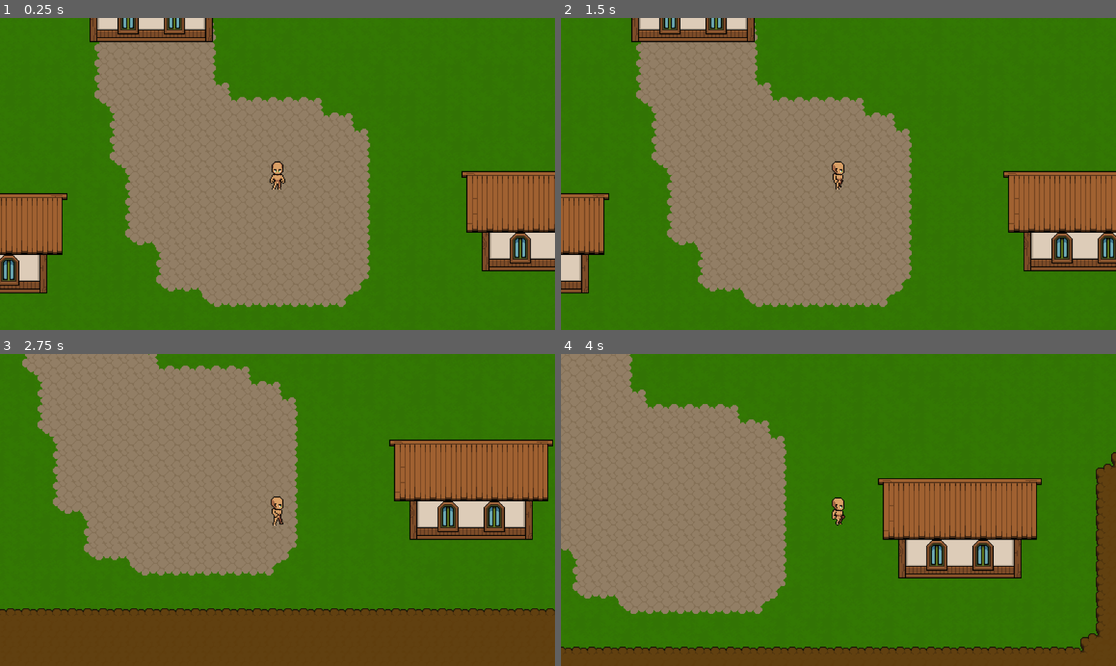
Above: before the commit, frames 1-4 (two rows, left to right).
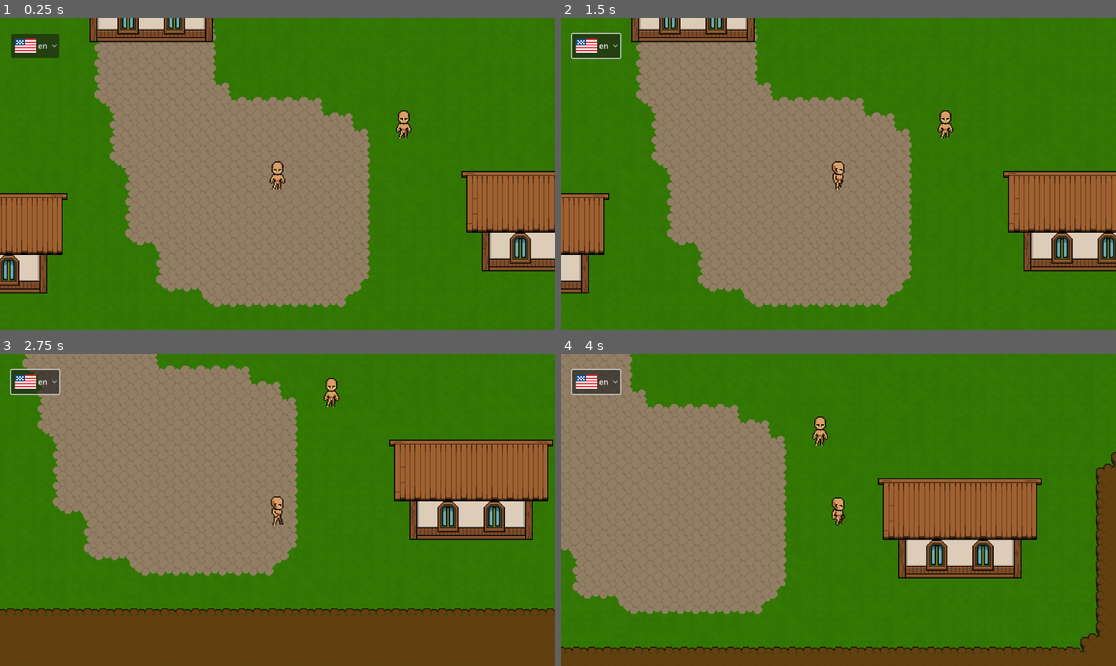
Above: after the commit, the same moments.

Repository: higamersslk/godot-dialogue-system
Game: Godot game, scene res://source/main.tscn
The game is run twice, just before and just after one commit, with the same random seed, the same clock (stepped at 60 frames per second) and the same inputs.
Inputs (mouse positions are in pixels of both pictures, inside the frame that each line leads up to):
- Up to frame 1 (0.25 s): no input
- Up to frame 2 (1.5 s): click (594, 46) at 0.5 s, where only the run after the commit has a clickable "en"; tap Enter at 1.25 s; move the mouse to (960, 158) at 1.27 s; press the mouse at (960, 158) at 1.28 s; hold D (right) from 1.28 s (still down)
- Up to frame 3 (2.75 s): move the mouse to (166, 525) at 2.02 s; release D (right) at 2.03 s; release the mouse at (166, 525) at 2.03 s; hold S (down) from 2.03 s (still down); tap E (chat) at 2.1 s; click (166, 525) at 2.3 s
- Up to frame 4 (4 s): move the mouse to (894, 441) at 2.77 s; release S (down) at 2.78 s; press the mouse at (894, 441) at 2.78 s; hold D (right) 2.78-3.53 s; move the mouse to (810, 572) at 3.52 s; release the mouse at (810, 572) at 3.53 s; hold W (up) from 3.53 s (still down); click (810, 572) at 3.6 s

The runs differ from the first frame. In frame 1, 0.9% of the frame differs, in the area x 2-75%, y 5-39%; in frame 2, 1.0%; in frame 3, 1.0%; in frame 4, 1.0%, in the area x 1-49%, y 4-30%.

Commit message:
feat: add localization switch. Add demo scene. Add icons for languages. Adds translation files.

Diff:
--- /dev/null
+++ b/assets/dialogue_csvs/introduction_dialogue.csv
@@ -0,0 +1,34 @@
+KEYS,en,pt,es,fr
+GREETINGS,"Hello [wave amp=50 freq=10]player![/wave]","Olá [wave amp=50 freq=10]jogador![/wave]","¡Hola [wave amp=50 freq=10]jugador![/wave]","Bonjour [wave amp=50 freq=10]joueur![/wave]"
+NODE_TALK_1,"Seems like you're [i]new[/i] here.","Parece que você é [i]novo[/i] aqui.","Parece que eres [i]nuevo[/i] aquí.","On dirait que tu es [i]nouveau[/i] ici."
+NODE_TALK_2,"I will give you a [b]brief explanation[/b] of how the dialogues work.","Vou te dar uma [b]breve explicação[/b] de como os diálogos funcionam.","Te daré una [b]breve explicación[/b] de cómo funcionan los diálogos.","Je vais te donner une [b]brève explication[/b] de comment les dialogues fonctionnent."
+NODE_TALK_3,"Starting with [color=green]Dialogue Nodes[/color]!","Começando com [color=green]Nós de Diálogo[/color]!","¡Empezando con [color=green]Nodos de Diálogo[/color]!","En commençant par les [color=green]Nœuds de Dialogue[/color]!"
+NODE_TALK_4,"[color=green]Dialogue Nodes[/color] are simple [i]""function""[/i] nodes.","[color=green]Nós de Diálogo[/color] são [i]""nós de função""[/i] simples.","Los [color=green]Nodos de Diálogo[/color] son [i]""nodos de función""[/i] simples.","Les [color=green]Nœuds de Dialogue[/color] sont de simples nœuds [i]""fonction""[/i]."
+NODE_TALK_5,"They execute what they're intended to, [b]separated[/b] from the manager.","Eles executam o que devem, [b]separados[/b] do gerenciador.","Ejecutan lo que deben, [b]separados[/b] del administrador.","Ils exécutent ce qu'ils doivent, [b]séparés[/b] du gestionnaire."
+NODE_TALK_6,"The Dialogue Manager supports [wave amp=30]as many nodes[/wave] as you can think!","O Gerenciador de Diálogos suporta [wave amp=30]quantos nós[/wave] você conseguir imaginar!","¡El Administrador de Diálogos soporta [wave amp=30]tantos nodos[/wave] como puedas imaginar!","Le Gestionnaire de Dialogue supporte [wave amp=30]autant de nœuds[/wave] que tu peux imaginer!"
+NODE_TALK_7,"As long as their logic doesn't interfere [color=red]directly[/color] with the manager.","Contanto que sua lógica não interfira [color=red]diretamente[/color] com o gerenciador.","Siempre que su lógica no interfiera [color=red]directamente[/color] con el administrador.","Tant que leur logique n'interfère pas [color=red]directement[/color] avec le gestionnaire."
+NODE_TALK_8,"The system is [b]easily scalable[/b], and of course because of that","O sistema é [b]facilmente escalável[/b], e claro, por causa disso","El sistema es [b]fácilmente escalable[/b], y por supuesto, debido a eso","Le système est [b]facilement évolutif[/b], et bien sûr grâce à cela"
+NODE_TALK_9,"You can create your [color=yellow]own Dialogue Nodes[/color]!","Você pode criar seus [color=yellow]próprios Nós de Diálogo[/color]!","¡Puedes crear tus [color=yellow]propios Nodos de Diálogo[/color]!","Tu peux créer tes [color=yellow]propres Nœuds de Dialogue[/color]!"
+NODE_TALK_10,"We're currently on [b]DialogueTextNode[/b].","Estamos atualmente no [b]DialogueTextNode[/b].","Actualmente estamos en [b]DialogueTextNode[/b].","Nous sommes actuellement sur [b]DialogueTextNode[/b]."
+NODE_TALK_11,"[b]DialogueTextNode[/b] is responsible for [color=cyan]displaying texts[/color].","[b]DialogueTextNode[/b] é responsável por [color=cyan]exibir textos[/color].","[b]DialogueTextNode[/b] es responsable de [color=cyan]mostrar textos[/color].","[b]DialogueTextNode[/b] est responsable de [color=cyan]l'affichage des textes[/color]."
+NODE_TALK_12,"They have their own function logic. [i]Just like any other node.[/i]","Eles têm sua própria lógica de função. [i]Assim como qualquer outro nó.[/i]","Tienen su propia lógica de función. [i]Como cualquier otro nodo.[/i]","Ils ont leur propre logique de fonction. [i]Comme tout autre nœud.[/i]"
+NODE_TALK_13,"But I think this DialogueTextNode is getting [shake rate=20]way too big[/shake]...","Mas acho que este DialogueTextNode está ficando [shake rate=20]grande demais[/shake]...","Pero creo que este DialogueTextNode se está volviendo [shake rate=20]demasiado grande[/shake]...","Mais je pense que ce DialogueTextNode devient [shake rate=20]beaucoup trop gros[/shake]..."
+NODE_TALK_14,"Let's [color=green]jump[/color] to another node index!","Vamos [color=green]pular[/color] para outro índice de nó!","¡Vamos a [color=green]saltar[/color] a otro índice de nodo!","Passons [color=green]à[/color] un autre index de nœud!"
+NODE_TALK_15,"This is the [b]second index[/b] of our nodes array.","Este é o [b]segundo índice[/b] do nosso array de nós.","Este es el [b]segundo índice[/b] de nuestro array de nodos.","C'est le [b]deuxième index[/b] de notre tableau de nœuds."
+NODE_TALK_16,"Yes! Nodes run [wave amp=25]one after another[/wave], they're grouped in an [b]Array[/b].","Sim! Os nós rodam [wave amp=25]um após o outro[/wave], eles são agrupados em um [b]Array[/b].","¡Sí! Los nodos se ejecutan [wave amp=25]uno tras otro[/wave], están agrupados en un [b]Array[/b].","Oui! Les nœuds s'exécutent [wave amp=25]l'un après l'autre[/wave], ils sont regroupés dans un [b]Array[/b]."
+NODE_TALK_17,"Each node [color=purple]inherits[/color] from [b]DialogueNode[/b].","Cada nó [color=purple]herda[/color] de [b]DialogueNode[/b].","Cada nodo [color=purple]hereda[/color] de [b]DialogueNode[/b].","Chaque nœud [color=purple]hérite[/color] de [b]DialogueNode[/b]."
+NODE_TALK_18,"And each one has its own [color=yellow]class_name[/color] for easy identification.","E cada um tem seu próprio [color=yellow]class_name[/color] para identificação fácil.","Y cada uno tiene su propio [color=yellow]class_name[/color] para fácil identificación.","Et chacun a son propre [color=yellow]class_name[/color] pour une identification facile."
+NODE_TALK_19,"But you're not stuck [i]only[/i] with nodes...","Mas você não está preso [i]apenas[/i] aos nós...","Pero no estás limitado [i]solo[/i] a nodos...","Mais tu n'es pas limité [i]seulement[/i] aux nœuds..."
+NODE_TALK_20,"You can also create [b]different conversation topics[/b] in the same container!","Você também pode criar [b]diferentes tópicos de conversa[/b] no mesmo container!","¡También puedes crear [b]diferentes temas de conversación[/b] en el mismo contenedor!","Tu peux aussi créer [b]différents sujets de conversation[/b] dans le même conteneur!"
+NODE_TALK_21,"Yes! Dialogues are stored in a [color=cyan]DialogueContainer[/color].","Sim! Diálogos são armazenados em um [color=cyan]DialogueContainer[/color].","¡Sí! Los diálogos se almacenan en un [color=cyan]DialogueContainer[/color].","Oui! Les dialogues sont stockés dans un [color=cyan]DialogueContainer[/color]."
+NODE_TALK_22,"You can create [wave amp=30]multiple conversations[/wave] from one single container.","Você pode criar [wave amp=30]múltiplas conversas[/wave] de um único container.","Puedes crear [wave amp=30]múltiples conversaciones[/wave] desde un solo contenedor.","Tu peux créer [wave amp=30]plusieurs conversations[/wave] à partir d'un seul conteneur."
+NODE_TALK_23,"And you can [color=green]jump between them[/color] using [b]DialogueGotoNode[/b].","E você pode [color=green]pular entre elas[/color] usando [b]DialogueGotoNode[/b].","Y puedes [color=green]saltar entre ellas[/color] usando [b]DialogueGotoNode[/b].","Et tu peux [color=green]sauter entre eux[/color] en utilisant [b]DialogueGotoNode[/b]."
+NODE_TALK_24,"Let's try it? We're going to the [color=yellow]""TOPIC_2""[/color] topic.","Vamos tentar? Vamos para o tópico [color=yellow]""TOPIC_2""[/color].","¿Lo intentamos? Vamos al tema [color=yellow]""TOPIC_2""[/color].","On essaie? Nous allons au sujet [color=yellow]""TOPIC_2""[/color]."
+NODE_TALK_25,"[color=yellow]""TOPIC_2""[/color] is going to have its own dialogue nodes. [shake rate=15]Let's jump now!![/shake]","[color=yellow]""TOPIC_2""[/color] vai ter seus próprios nós de diálogo. [shake rate=15]Vamos pular agora!![/shake]","[color=yellow]""TOPIC_2""[/color] va a tener sus propios nodos de diálogo. [shake rate=15]¡¡Vamos a saltar ahora!![/shake]","[color=yellow]""TOPIC_2""[/color] va avoir ses propres nœuds de dialogue. [shake rate=15]Sautons maintenant!![/shake]"
+TOPIC_TALK_1,"This is [b]""TOPIC_2""[/b]. On this topic we're going to test [color=purple]DialogueMethodNode[/color].","Este é o [b]""TOPIC_2""[/b]. Neste tópico vamos testar [color=purple]DialogueMethodNode[/color].","Este es [b]""TOPIC_2""[/b]. En este tema vamos a probar [color=purple]DialogueMethodNode[/color].","C'est le [b]""TOPIC_2""[/b]. Dans ce sujet nous allons tester [color=purple]DialogueMethodNode[/color]."
+TOPIC_TALK_2,"The [color=purple]DialogueMethodNode[/color] is responsible for [b]running functions[/b].","O [color=purple]DialogueMethodNode[/color] é responsável por [b]executar funções[/b].","El [color=purple]DialogueMethodNode[/color] es responsable de [b]ejecutar funciones[/b].","Le [color=purple]DialogueMethodNode[/color] est responsable de [b]l'exécution de fonctions[/b]."
+TOPIC_TALK_3,"Any node [i]outside[/i] of the Dialogue System can [color=green]register a function[/color] to be called.","Qualquer nó [i]fora[/i] do Sistema de Diálogos pode [color=green]registrar uma função[/color] para ser chamada.","Cualquier nodo [i]fuera[/i] del Sistema de Diálogos puede [color=green]registrar una función[/color] para ser llamada.","N'importe quel nœud [i]en dehors[/i] du Système de Dialogue peut [color=green]enregistrer une fonction[/color] à appeler."
+TOPIC_TALK_4,"All they have to do is call the [b]static method[/b] [color=cyan]subscribe[/color] from DialogueManager.","Tudo que precisam fazer é chamar o [b]método estático[/b] [color=cyan]subscribe[/color] do DialogueManager.","Todo lo que tienen que hacer es llamar al [b]método estático[/b] [color=cyan]subscribe[/color] del DialogueManager.","Tout ce qu'ils ont à faire est d'appeler la [b]méthode statique[/b] [color=cyan]subscribe[/color] du DialogueManager."
+TOPIC_TALK_5,"Right now, the system is [shake rate=10]missing some features[/shake].","Agora mesmo, o sistema está [shake rate=10]sem alguns recursos[/shake].","Ahora mismo, el sistema está [shake rate=10]sin algunas características[/shake].","En ce moment, le système [shake rate=10]manque certaines fonctionnalités[/shake]."
+TOPIC_TALK_6,"So we're going to run an [color=yellow]animation[/color] on this NPC, and end it here.","Então vamos executar uma [color=yellow]animação[/color] neste NPC, e terminar aqui.","Así que vamos a ejecutar una [color=yellow]animación[/color] en este NPC, y terminarlo aquí.","Donc nous allons lancer une [color=yellow]animation[/color] sur ce PNJ, et terminer ici."
+TOPIC_TALK_7,"[wave amp=40 freq=5]Bye, bye![/wave]","[wave amp=40 freq=5]Tchau, tchau![/wave]","[wave amp=40 freq=5]¡Adiós, adiós![/wave]","[wave amp=40 freq=5]Au revoir![/wave]"
--- a/project.godot
+++ b/project.godot
@@ -50,7 +50,7 @@
 
 [internationalization]
 
-locale/translations=PackedStringArray("res://assets/translations/npc1.en.translation", "res://assets/translations/npc1.pt.translation")
+locale/translations=PackedStringArray("res://assets/translations/introduction_dialogue.en.translation", "res://assets/translations/introduction_dialogue.es.translation", "res://assets/translations/introduction_dialogue.pt.translation", "res://assets/translations/introduction_dialogue.fr.translation")
 
 [rendering]
 
--- a/source/dialogue_system/UI/dialogue_text_box.tscn
+++ b/source/dialogue_system/UI/dialogue_text_box.tscn
@@ -38,6 +38,7 @@
 layout_mode = 2
 theme_override_colors/default_color = Color(0, 0, 0, 1)
 theme_override_font_sizes/normal_font_size = 12
+bbcode_enabled = true
 text = "Placeholder text"
 fit_content = true
 scroll_active = false
--- a/source/dialogue_system/dialogue_box.gd
+++ b/source/dialogue_system/dialogue_box.gd
@@ -10,10 +10,11 @@
 
 var is_typing: bool
 var _current_tween: Tween
-
+var _current_text: String = ""
 
 func display_text(text: String, text_speed: float) -> void:
-	dialogue_label.text = tr(text)
+	_current_text = text
+	dialogue_label.text = tr(_current_text)
 	dialogue_label.visible_characters = 0
 	is_typing = true
 
@@ -38,3 +39,9 @@
 func _on_tween_end() -> void:
 	is_typing = false
 	text_finished.emit()
+
+
+func _notification(what: int) -> void:
+	if not is_typing: return
+	if what == NOTIFICATION_TRANSLATION_CHANGED:
+		dialogue_label.text = str(_current_text)
--- /dev/null
+++ b/source/dialogues/introduction_dialogue.tres
@@ -0,0 +1,50 @@
+[gd_resource type="Resource" script_class="DialogueContainer" load_steps=10 format=3 uid="uid://dywnjlebfv2sh"]
+
+[ext_resource type="Script" uid="uid://dhpy5ov3djth2" path="res://source/dialogue_system/resources/dialogue_container.gd" id="1_6stri"]
+[ext_resource type="Script" uid="uid://c6i6he7s4mhfh" path="res://source/dialogue_system/resources/nodes/text_node.gd" id="2_00g5s"]
+[ext_resource type="Script" uid="uid://dua435a2vshxx" path="res://source/dialogue_system/resources/nodes/goto_node.gd" id="3_w3w1i"]
+[ext_resource type="Script" uid="uid://7e7cgug2sk30" path="res://source/dialogue_system/resources/nodes/method_node.gd" id="4_kap1y"]
+
+[sub_resource type="Resource" id="Resource_v05ye"]
+script = ExtResource("2_00g5s")
+dialogues_text = PackedStringArray("GREETINGS", "NODE_TALK_1", "NODE_TALK_2", "NODE_TALK_3", "NODE_TALK_4", "NODE_TALK_5", "NODE_TALK_6", "NODE_TALK_7", "NODE_TALK_8", "NODE_TALK_9", "NODE_TALK_10", "NODE_TALK_11", "NODE_TALK_12", "NODE_TALK_13", "NODE_TALK_14")
+dialogues_audio = Array[AudioStream]([])
+text_speed = 1.0
+randomize_dialogue = false
+metadata/_custom_type_script = "uid://c6i6he7s4mhfh"
+
+[sub_resource type="Resource" id="Resource_k83sk"]
+script = ExtResource("2_00g5s")
+dialogues_text = PackedStringArray("NODE_TALK_15", "NODE_TALK_16", "NODE_TALK_17", "NODE_TALK_18", "NODE_TALK_19", "NODE_TALK_20", "NODE_TALK_21", "NODE_TALK_22", "NODE_TALK_23", "NODE_TALK_24", "NODE_TALK_25")
+dialogues_audio = Array[AudioStream]([])
+text_speed = 1.0
+randomize_dialogue = false
+metadata/_custom_type_script = "uid://c6i6he7s4mhfh"
+
+[sub_resource type="Resource" id="Resource_nnqi3"]
+script = ExtResource("3_w3w1i")
+goto_id = &"TOPIC_2"
+goto_index = 0
+metadata/_custom_type_script = "uid://dua435a2vshxx"
+
+[sub_resource type="Resource" id="Resource_piofn"]
+script = ExtResource("2_00g5s")
+dialogues_text = PackedStringArray("TOPIC_TALK_1", "TOPIC_TALK_2", "TOPIC_TALK_3", "TOPIC_TALK_4", "TOPIC_TALK_5", "TOPIC_TALK_6", "TOPIC_TALK_7")
+dialogues_audio = Array[AudioStream]([])
+text_speed = 1.0
+randomize_dialogue = false
+metadata/_custom_type_script = "uid://c6i6he7s4mhfh"
+
+[sub_resource type="Resource" id="Resource_1d82h"]
+script = ExtResource("4_kap1y")
+method_name = "play_animation"
+arguments = PackedStringArray("walk_side")
+metadata/_custom_type_script = "uid://7e7cgug2sk30"
+
+[resource]
+script = ExtResource("1_6stri")
+topics = Dictionary[StringName, Array]({
+&"TOPIC_2": [SubResource("Resource_piofn"), SubResource("Resource_1d82h")],
+&"start": [SubResource("Resource_v05ye"), SubResource("Resource_k83sk"), SubResource("Resource_nnqi3")]
+})
+metadata/_custom_type_script = "uid://dhpy5ov3djth2"
--- /dev/null
+++ b/source/dialogues/window_dialogue.tres
@@ -0,0 +1,19 @@
+[gd_resource type="Resource" script_class="DialogueContainer" load_steps=4 format=3 uid="uid://b2exrs0hkfgsf"]
+
+[ext_resource type="Script" uid="uid://dhpy5ov3djth2" path="res://source/dialogue_system/resources/dialogue_container.gd" id="1_53jes"]
+[ext_resource type="Script" uid="uid://c6i6he7s4mhfh" path="res://source/dialogue_system/resources/nodes/text_node.gd" id="2_57kuo"]
+
+[sub_resource type="Resource" id="Resource_5snmy"]
+script = ExtResource("2_57kuo")
+dialogues_text = PackedStringArray("Seems like theres a family having dinner. cool...", "The view you see on window, fills you with determination...", "You see a beatifull family.", "This dialogue is not being translated.")
+dialogues_audio = Array[AudioStream]([])
+text_speed = 1.0
+randomize_dialogue = true
+metadata/_custom_type_script = "uid://c6i6he7s4mhfh"
+
+[resource]
+script = ExtResource("1_53jes")
+topics = Dictionary[StringName, Array]({
+&"start": [SubResource("Resource_5snmy")]
+})
+metadata/_custom_type_script = "uid://dhpy5ov3djth2"
--- /dev/null
+++ b/source/main.gd
@@ -0,0 +1,14 @@
+extends Node2D
+
+
+@onready var options_button: OptionButton = $CanvasLayer/LanguageSwitcher
+
+
+func _ready() -> void:
+    TranslationServer.set_locale("en")
+    options_button.item_selected.connect(_on_item_selected)
+
+
+func _on_item_selected(index: int) -> void:
+    var translation: String = options_button.get_item_text(index)
+    TranslationServer.set_locale(translation)
--- a/source/main.tscn
+++ b/source/main.tscn
@@ -1,10 +1,57 @@
-[gd_scene load_steps=3 format=4 uid="uid://d3ivlx4l0e0nv"]
+[gd_scene load_steps=18 format=4 uid="uid://d3ivlx4l0e0nv"]
 
+[ext_resource type="Script" uid="uid://btciwne160d61" path="res://source/main.gd" id="1_d5d55"]
 [ext_resource type="TileSet" uid="uid://s07gfp3hy7ss" path="res://source/tilesets/tileset.tres" id="1_kaxhg"]
 [ext_resource type="PackedScene" uid="uid://c5o6uenpbatt4" path="res://source/characters/player/player.tscn" id="2_4naa1"]
+[ext_resource type="Texture2D" uid="uid://3flvr4nx7ybg" path="res://assets/flags/us.png" id="2_7rnte"]
+[ext_resource type="PackedScene" uid="uid://f2ykjxmkwan8" path="res://source/characters/npc/npc.tscn" id="3_1elff"]
+[ext_resource type="Texture2D" uid="uid://g5wyracw4dx5" path="res://assets/flags/br.png" id="3_nfm2e"]
+[ext_resource type="Texture2D" uid="uid://nxnowpa4eh22" path="res://assets/flags/es.png" id="4_ks00e"]
+[ext_resource type="Script" uid="uid://vcl81unt6qpp" path="res://source/dialogue_system/dialogue_manager.gd" id="4_s8x7u"]
+[ext_resource type="Texture2D" uid="uid://dq6wuhg6fsw6y" path="res://assets/flags/fr.png" id="5_k04uo"]
+[ext_resource type="Resource" uid="uid://b2exrs0hkfgsf" path="res://source/dialogues/window_dialogue.tres" id="5_s8x7u"]
+[ext_resource type="PackedScene" uid="uid://cfdruqc4hmosh" path="res://source/dialogue_system/UI/screen_dialogue_box.tscn" id="6_1elff"]
+[ext_resource type="PackedScene" uid="uid://diltyur28vmew" path="res://source/dialogue_system/UI/dialogue_text_box.tscn" id="6_s8x7u"]
+[ext_resource type="Script" uid="uid://cbiliyt80153u" path="res://source/dialogue_system/dialogue_area_2d.gd" id="7_1elff"]
+[ext_resource type="PackedScene" uid="uid://chwu0k21b2kdw" path="res://source/dialogue_system/UI/dialogue_hint.tscn" id="8_2uit2"]
+[ext_resource type="Resource" uid="uid://dywnjlebfv2sh" path="res://source/dialogues/introduction_dialogue.tres" id="9_rewae"]
+
+[sub_resource type="RectangleShape2D" id="RectangleShape2D_4naa1"]
+size = Vector2(56, 19)
+
+[sub_resource type="CircleShape2D" id="CircleShape2D_rewae"]
+radius = 29.0172
 
 [node name="Main" type="Node2D"]
 y_sort_enabled = true
+script = ExtResource("1_d5d55")
+
+[node name="CanvasLayer" type="CanvasLayer" parent="."]
+
+[node name="LanguageSwitcher" type="OptionButton" parent="CanvasLayer"]
+offset_left = 23.0
+offset_top = 33.0
+offset_right = 123.0
+offset_bottom = 83.0
+alignment = 1
+expand_icon = true
+selected = 0
+item_count = 4
+popup/item_0/text = "en"
+popup/item_0/icon = ExtResource("2_7rnte")
+popup/item_0/id = 0
+popup/item_1/text = "pt"
+popup/item_1/icon = ExtResource("3_nfm2e")
+popup/item_1/id = 1
+popup/item_2/text = "es"
+popup/item_2/icon = ExtResource("4_ks00e")
+popup/item_2/id = 2
+popup/item_3/text = "fr"
+popup/item_3/icon = ExtResource("5_k04uo")
+popup/item_3/id = 3
+
+[node name="Player" parent="." instance=ExtResource("2_4naa1")]
+position = Vector2(575, 372)
 
 [node name="WorldTiles" type="Node2D" parent="."]
 y_sort_enabled = true
@@ -81,5 +128,47 @@
 tile_map_data = PackedByteArray("AAABAAEAAwAEAAQAAAD+/wEAAwAEAAQAAAA=")
 tile_set = ExtResource("1_kaxhg")
 
-[node name="Player" parent="." instance=ExtResource("2_4naa1")]
-position = Vector2(575, 372)
+[node name="window_interaction" type="Node" parent="."]
+
+[node name="DialogueArea2D" type="Area2D" parent="window_interaction"]
+position = Vector2(421, 245)
+script = ExtResource("7_1elff")
+interaction_hint = ExtResource("8_2uit2")
+hint_position_offset = Vector2(0, -50)
+metadata/_custom_type_script = "uid://cbiliyt80153u"
+
+[node name="CollisionShape2D" type="CollisionShape2D" parent="window_interaction/DialogueArea2D"]
+position = Vector2(-1, -0.5)
+shape = SubResource("RectangleShape2D_4naa1")
+
+[node name="DialogueManager" type="Node2D" parent="window_interaction" node_paths=PackedStringArray("trigger")]
+script = ExtResource("4_s8x7u")
+entry_topic = &"start"
+dialogue_container = ExtResource("5_s8x7u")
+dialogue_box_scene = ExtResource("6_1elff")
+trigger = NodePath("../DialogueArea2D")
+metadata/_custom_type_script = "uid://vcl81unt6qpp"
+
+[node name="Npc" parent="." instance=ExtResource("3_1elff")]
+position = Vector2(706, 319)
+
+[node name="DialogueArea2D" type="Area2D" parent="Npc"]
+position = Vector2(-10, -4)
+script = ExtResource("7_1elff")
+interaction_hint = ExtResource("8_2uit2")
+hint_position_offset = Vector2(0, -20)
+metadata/_custom_type_script = "uid://cbiliyt80153u"
+
+[node name="CollisionShape2D" type="CollisionShape2D" parent="Npc/DialogueArea2D"]
+position = Vector2(0, 8)
+shape = SubResource("CircleShape2D_rewae")
+
+[node name="DialogueManager" type="Node2D" parent="Npc" node_paths=PackedStringArray("trigger")]
+script = ExtResource("4_s8x7u")
+entry_topic = &"start"
+one_time_dialogue = true
+dialogue_box_position_offset = Vector2(0, -20)
+dialogue_container = ExtResource("9_rewae")
+dialogue_box_scene = ExtResource("6_s8x7u")
+trigger = NodePath("../DialogueArea2D")
+metadata/_custom_type_script = "uid://vcl81unt6qpp"
Not shown, added: assets/dialogue_csvs/introduction_dialogue.csv.import
Binary file added: assets/flags/br.png
Not shown, added: assets/flags/br.png.import
Binary file added: assets/flags/es.png
Not shown, added: assets/flags/es.png.import
Binary file added: assets/flags/fr.png
Not shown, added: assets/flags/fr.png.import
Binary file added: assets/flags/us.png
Not shown, added: assets/flags/us.png.import
Binary file added: assets/translations/introduction_dialogue.en.translation
Binary file added: assets/translations/introduction_dialogue.es.translation
Binary file added: assets/translations/introduction_dialogue.fr.translation
(and 2 more such lines)
